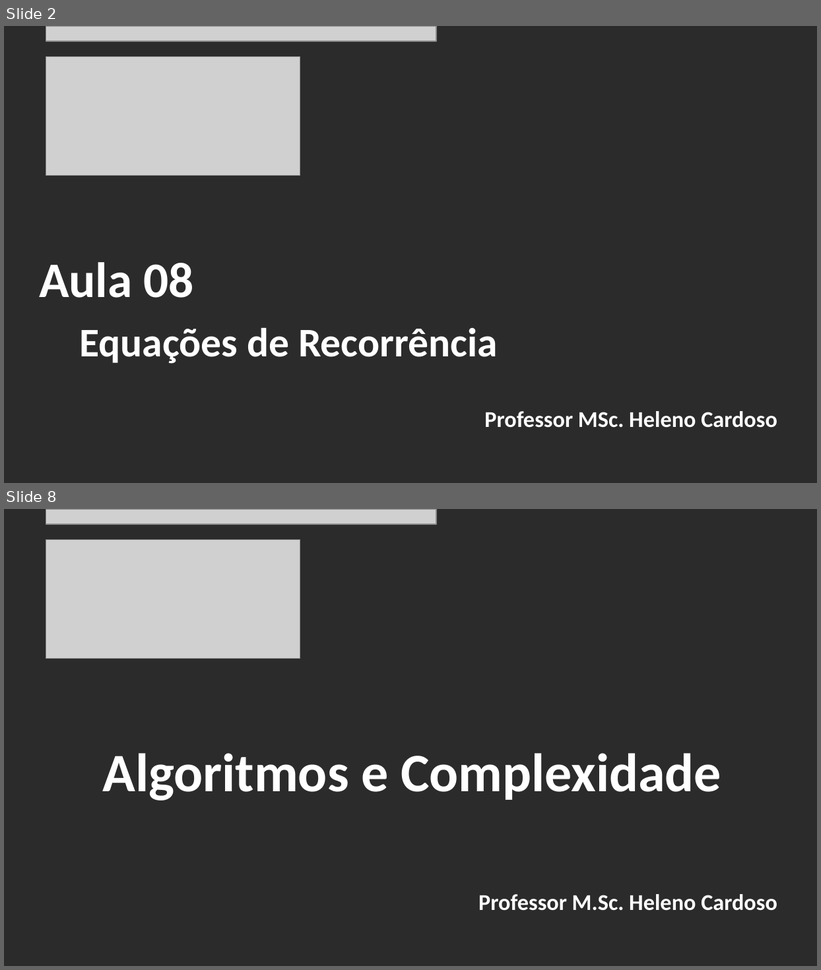
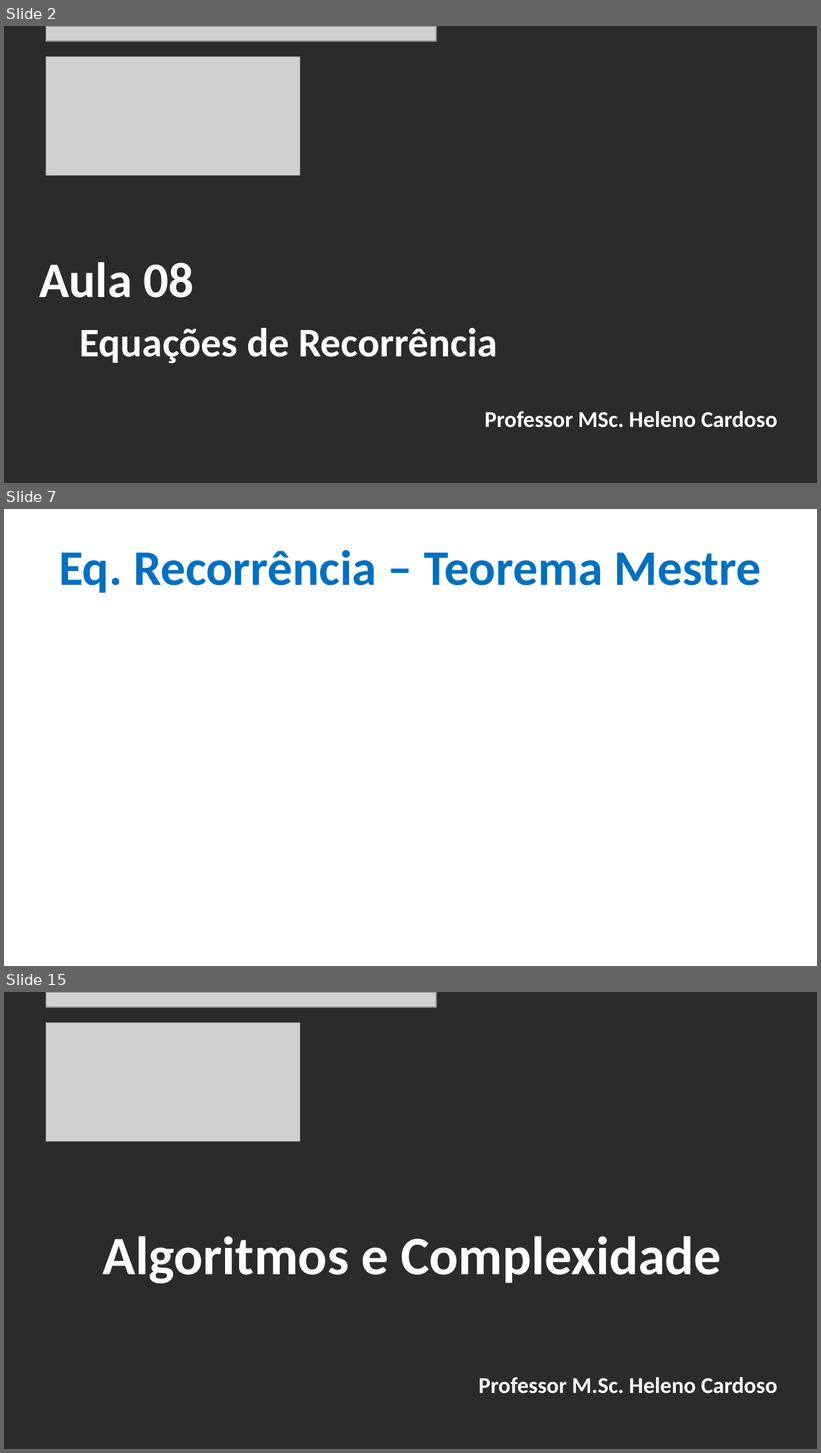
Before and after one commit to CloudEducationBrazil/WydenAlgoritmosEComplexidade, a slide deck: 01 Classes/Aula 08 - Algoritmos e Complexidade - Equações de Recorrência.pptx. Shown one above the other, each under a label of ours: slides 2 and 8 before the commit, slides 2, 7 and 15 after it; the slides between them are not shown. The pictures are 821x970 and 821x1453 pixels, drawn with LibreOffice and Linux fonts; fonts in the diff are those of the drawing; grey boxes stand for pictures; background and template pictures are left out; a plain dark background stands for a picture behind light text. Boxes give left, top, right and bottom in pixels: in the first picture for what was removed or moved away, otherwise in the second. Text is boxed around its words. In the diff, an @@ line names an element or a change of style, - is before the commit and + after.

```diff
--- a/01 Classes/Aula 08 - Algoritmos e Complexidade - Equações de Recorrência.pptx
+++ b/01 Classes/Aula 08 - Algoritmos e Complexidade - Equações de Recorrência.pptx
@@ slide 7 added at (4, 509, 817, 966), background picture (left out) @@
@@ title added at (59, 550, 762, 593), 44 pt, text #0070C0, bold @@
+Eq. Recorrência – Teorema Mestre
@@ what was slide 8 is now slide 15 @@
```
Also in this commit, not shown: 5 slides changed, 6 other slides added, 1 other file.
